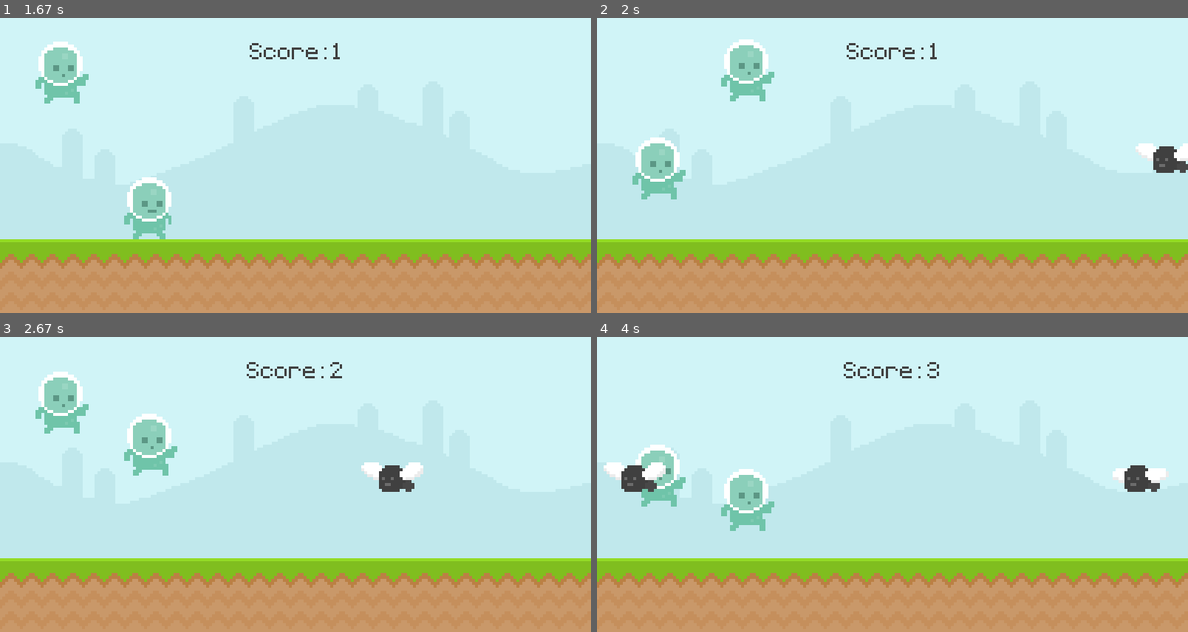
Above: before the commit, frames 1-4 (two rows, left to right).
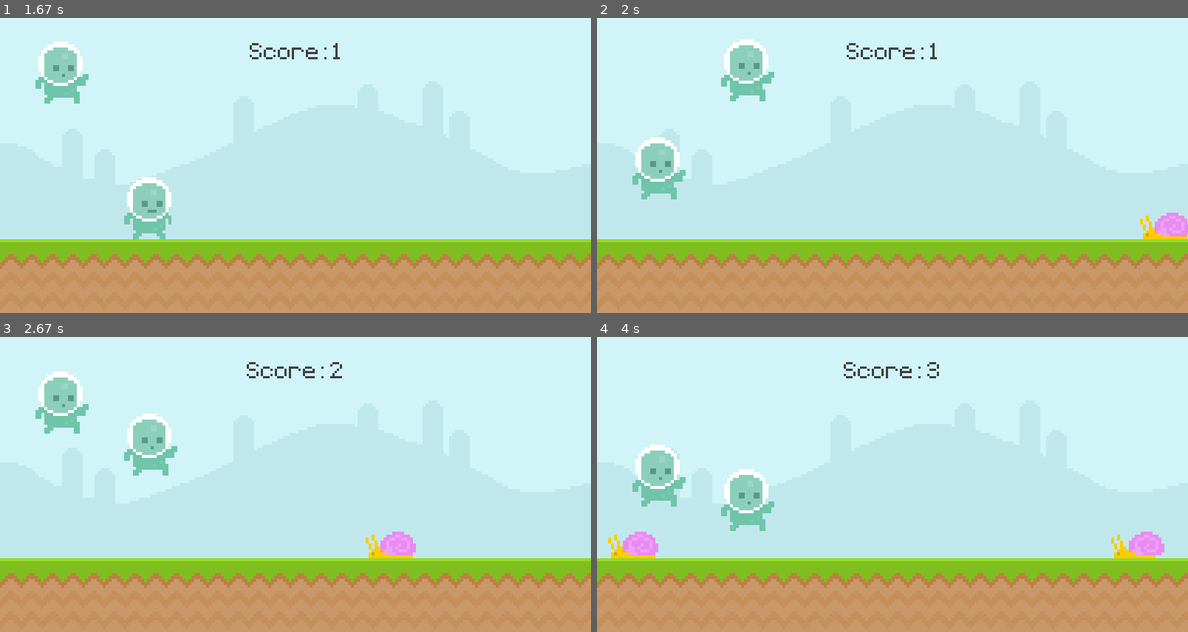
Above: after the commit, the same moments.

Repository: WebDevJasonCameron/pygame_study
Game: pygame game, started from pygame_intro/runner_game.py
The game is run twice, just before and just after one commit, with the same random seed, the same clock (stepped at 60 frames per second) and the same inputs.
Inputs (mouse positions are in pixels of both pictures, inside the frame that each line leads up to):
- Up to frame 1 (1.67 s): tap Space at 0.33, 1, 1.4 s; click (59, 206) at 0.72 s
- Up to frame 2 (2 s): tap Space at 1.7 s
- Up to frame 3 (2.67 s): tap Space at 2.23, 2.53 s
- Up to frame 4 (4 s): tap Space at 2.73, 3.03, 3.3, 3.63, 3.93 s

Frame 1 is identical in both runs. In frame 2, 1.2% of the frame differs, in the area x 91-100%, y 42-75%; in frame 3, 1.3%; in frame 4, 2.5%, in the area x 1-97%, y 42-75%.

Commit message:
the power of randit choice added

Diff:
--- a/pygame_intro/runner_game.py
+++ b/pygame_intro/runner_game.py
@@ -241,7 +241,8 @@
         # active game timer
         if game_active:
             if event.type == obstacle_timer:
-                obstacle_group.add(Obstacle('fly'))
+                obstacle_group.add(
+                    Obstacle(choice(['fly', 'snail', 'snail', 'snail'])))
                 # if randint(0, 2):
                 #     obstacle_rect_list.append(
                 #         snail_surf.get_rect(bottomright=(randint(900, 1100), 300)))
